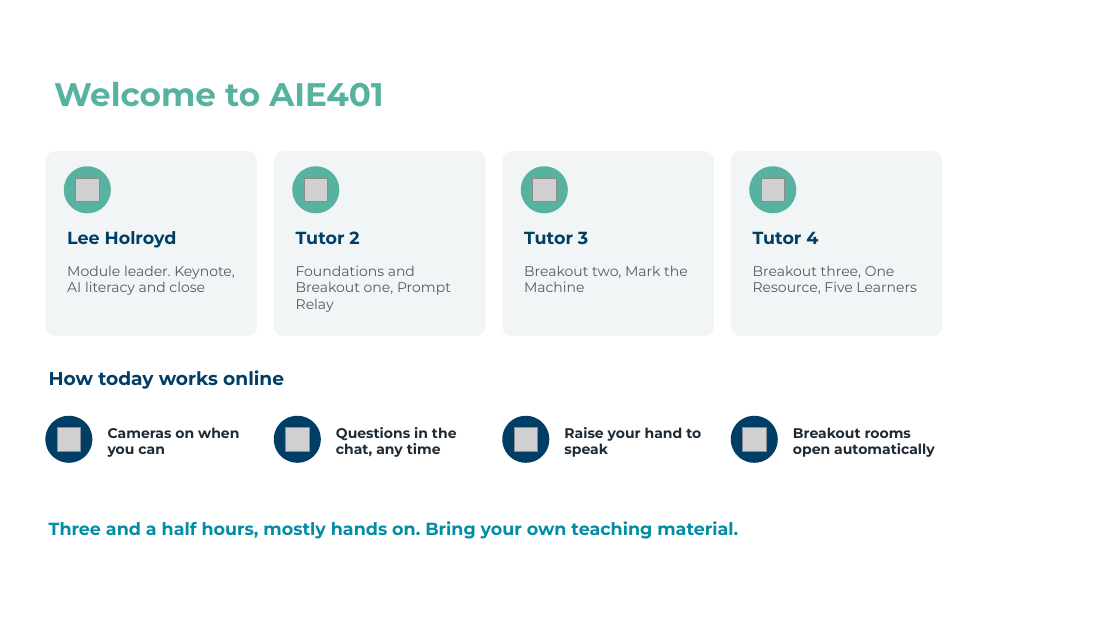
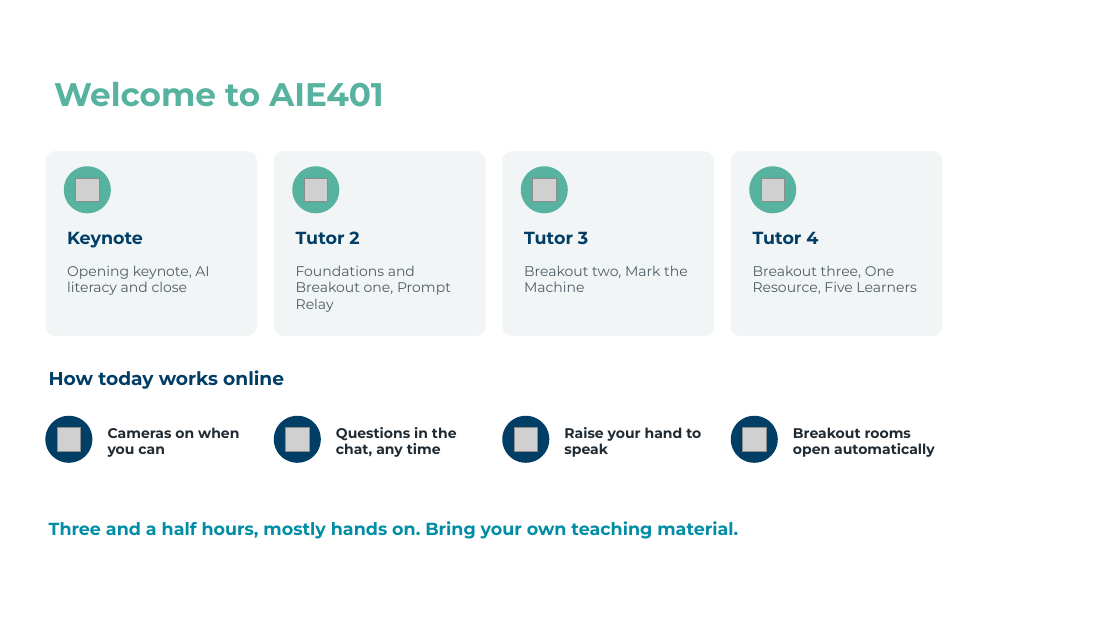
Before and after one commit to leebholroyd-pixel/aie401, a slide deck: slide 2 of downloads/01 AIE401 Workshop 1 Keynote.pptx. Drawn at 1120x630 pixels with LibreOffice and Linux fonts; fonts in the diff are those of the drawing; grey boxes stand for pictures; background and template pictures are left out. Boxes give left, top, right and bottom in pixels: in the first picture for what was removed or moved away, otherwise in the second. Text is boxed around its words. In the diff, an @@ line names an element or a change of style, - is before the commit and + after.

```diff
--- a/downloads/01 AIE401 Workshop 1 Keynote.pptx
+++ b/downloads/01 AIE401 Workshop 1 Keynote.pptx
@@ text at (67,231,143,248): text changed @@
-Lee Holroyd
+Keynote
@@ text at (67,265,209,295): text changed @@
-Module leader. Keynote, AI literacy and close
+Opening keynote, AI literacy and close
```
Also in this commit, not shown: 1 other slide changed, 2 other files.
